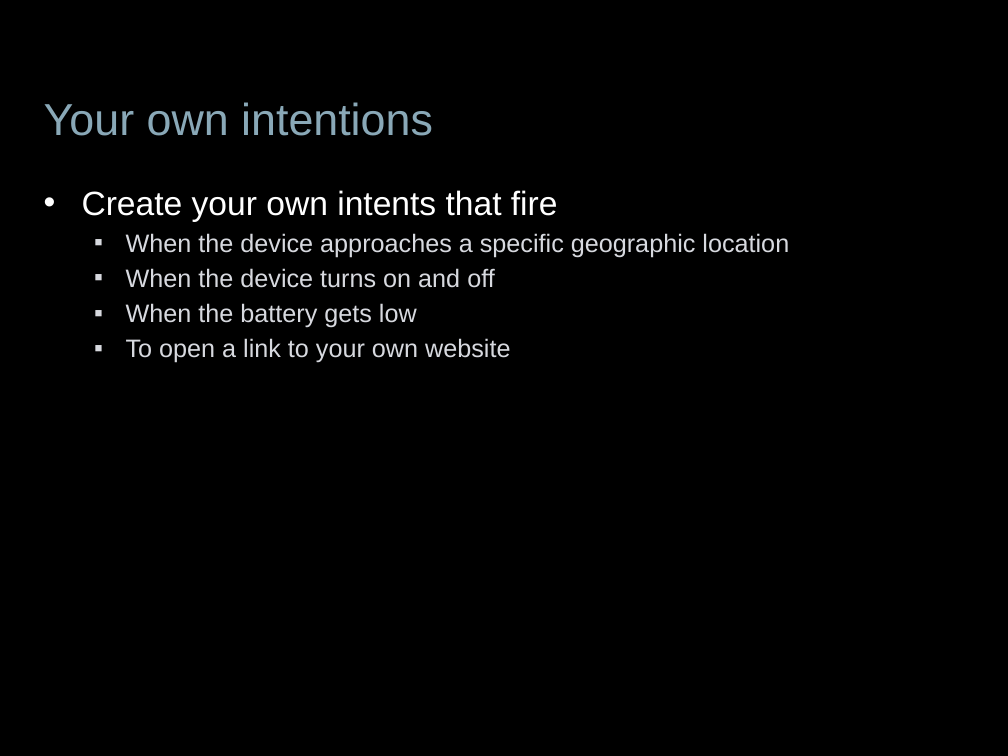
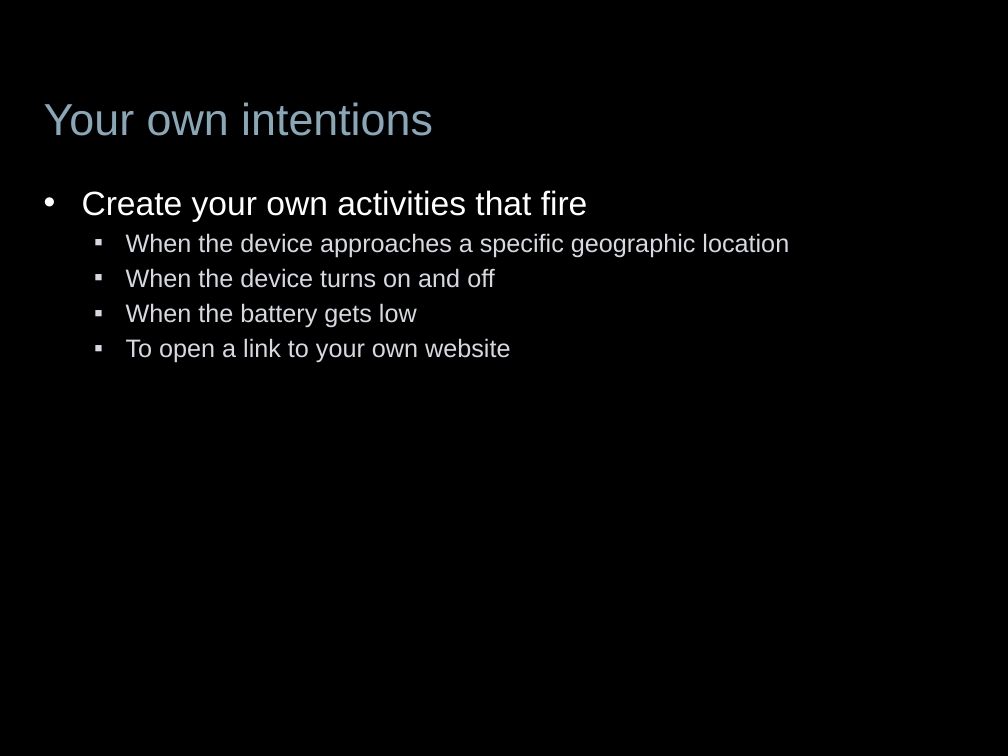
Before and after one commit to jessitron/Tronsmit, a slide deck: slide 27 of presentations/DevTeach-Intents.pptx (slide 24 before the commit). Drawn at 1008x756 pixels with LibreOffice and Linux fonts; fonts in the diff are those of the drawing; background and template pictures are left out. Boxes give left, top, right and bottom in pixels: in the first picture for what was removed or moved away, otherwise in the second. Text is boxed around its words. In the diff, an @@ line names an element or a change of style, - is before the commit and + after.

```diff
--- a/presentations/DevTeach-Intents.pptx
+++ b/presentations/DevTeach-Intents.pptx
@@ text at [82,190,588,222]: text changed @@
-• Create your own intents that fire
+• Create your own activities that fire
```
Also in this commit, not shown: 4 other slides changed, 1 slide added, 6 other files.
